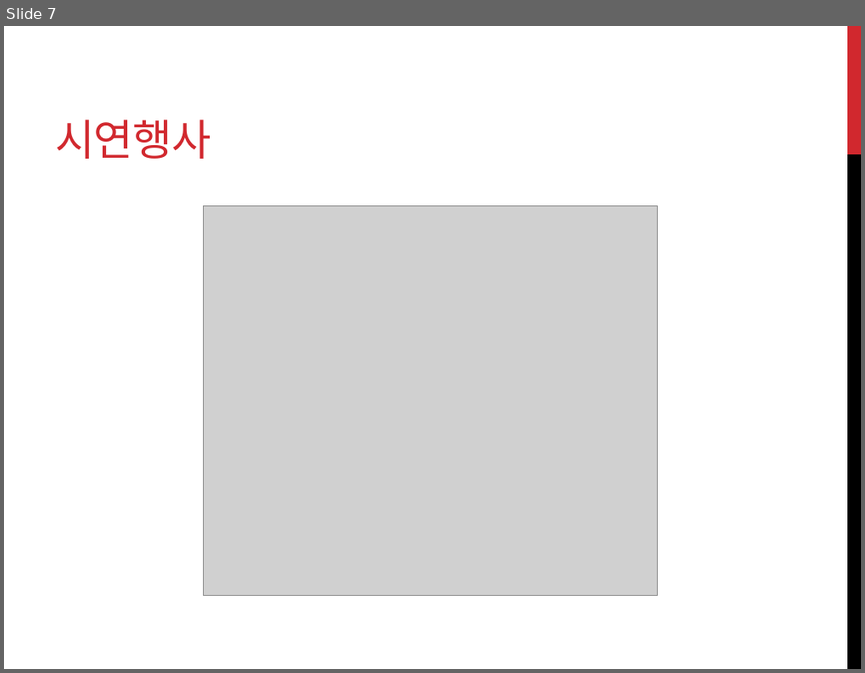
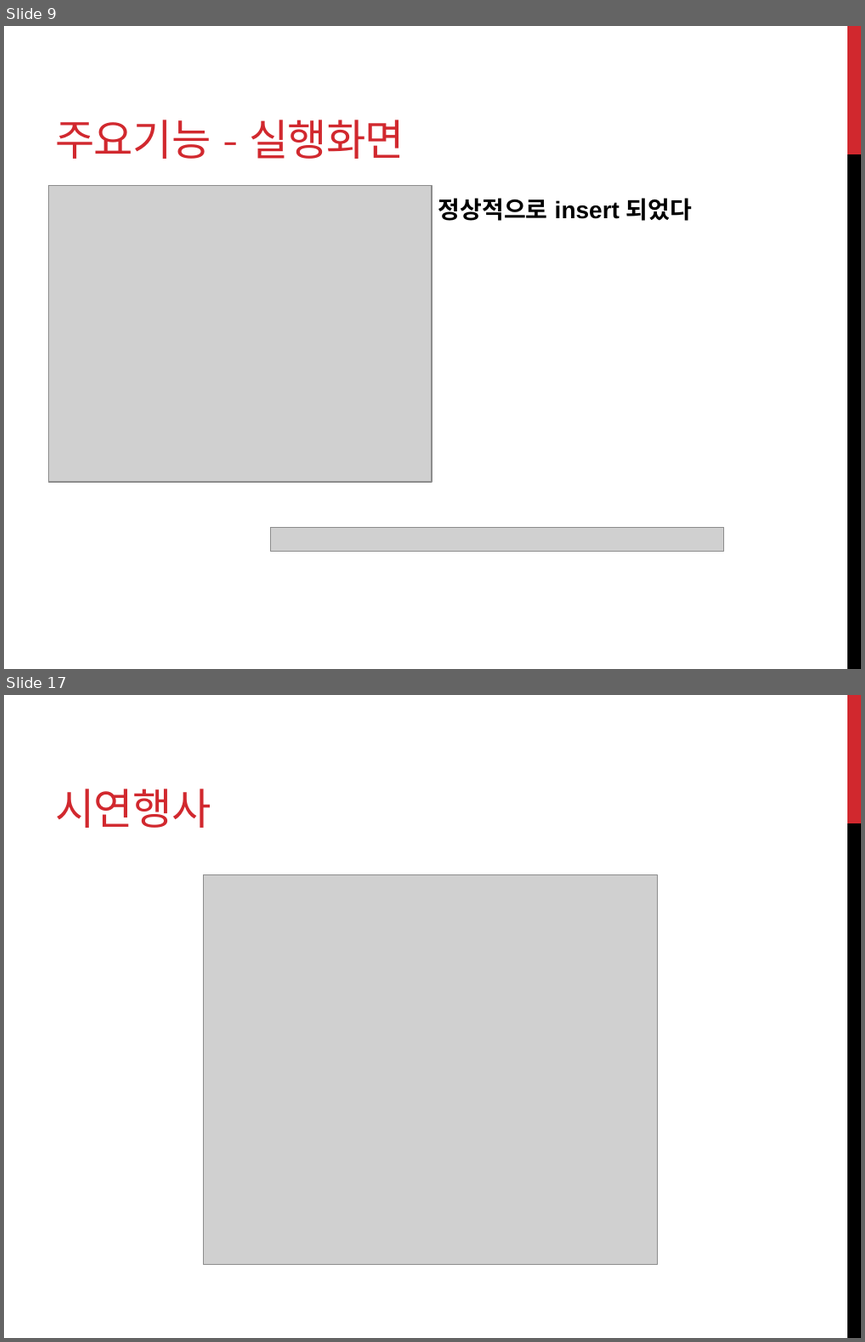
Before and after one commit to jinlee10/javaminiproj, a slide deck: Java_mini_proj_home/java_proj_PPT.pptx. Shown one above the other, each under a label of ours: slide 7 before the commit, slides 9 and 17 after it; the slides between them are not shown. The pictures are 865x673 and 865x1342 pixels, drawn with LibreOffice and Linux fonts; fonts in the diff are those of the drawing; grey boxes stand for pictures. Boxes give left, top, right and bottom in pixels: in the first picture for what was removed or moved away, otherwise in the second. Text is boxed around its words. In the diff, an @@ line names an element or a change of style, - is before the commit and + after.

```diff
--- a/Java_mini_proj_home/java_proj_PPT.pptx
+++ b/Java_mini_proj_home/java_proj_PPT.pptx
@@ slide 9 added at [4, 26, 861, 669], background #FFFFFF; not listed: 2 template elements that a slide beside it also shows @@
@@ title added at [55, 120, 404, 159], 36 pt, text #D1282E @@
+주요기능 - 실행화면
@@ picture added at [48, 185, 432, 482] @@
@@ text added at [438, 198, 692, 221], 20 pt, text #000000, bold @@
+정상적으로 insert 되었다
@@ picture added at [270, 528, 724, 551] @@
@@ what was slide 7 is now slide 17 @@
```
Also in this commit, not shown: 1 slide changed, 9 other slides added.
